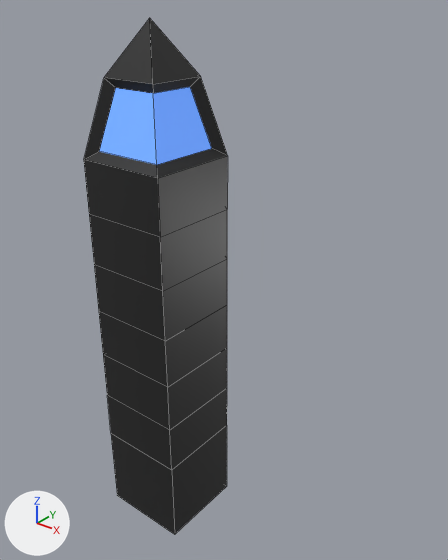
The Blender file Racing game/Assets/Ext/Enviornment/Buildings/Building One.blend, before and after one commit.
Both versions are drawn from a 50 mm lens placed at (196.0, -208.0, 278.0), pointed at (-14.0, 55.0, 116.0). Every picture has the same lights, and +X, +Y and +Z are marked at lower left. Mesh edges are drawn as thin lines.
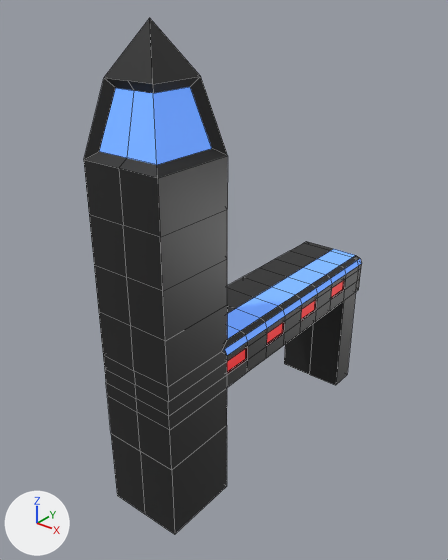
Location of each change, (x1, y1, x2, y2) in pixels of the pictures (448 x 560 px):
'Cube', reshaped (92% wider)
    before: (84, 18, 228, 534)
    after: (84, 18, 362, 534)
part 1 of me_cube, built on
    before: (99, 77, 227, 515)
    after: (99, 77, 362, 515)

Diff of the bpy script that builds the scene:
```diff
--- a/Racing game/Assets/Ext/Enviornment/Buildings/Building One.blend.py
+++ b/Racing game/Assets/Ext/Enviornment/Buildings/Building One.blend.py
@@ mat_neon_1 @@
+mat_neon_1 = principled_material('Neon 1')
+mat_neon_1.base_color = (0.8, 0.0212, 0.0272)  # red #e7282e
+mat_neon_1.emission_color = (0.311, 0.00703, 0.00802)  # red #971416
+mat_neon_1.emission_strength = 1.0
@@ me_cube @@
 # used by ob_cube; location = (-4.8, -6.3, 23.2); scale = (23.4, 23.4, 23.4)
-me_cube.from_pydata(...)  # 73 vertices, 73 faces; spans x -1.0..1.0, y -1.0..1.23, z -1.0..10.29
+me_cube.from_pydata(...)  # 277 vertices, 264 faces; spans x -1.0..1.0, y -1.0..7.67, z -1.0..10.29
+# me_cube part 1
+# 1 vertex is removed from x 1.0, y 1.0, z 3.25
+# 39 faces are deleted
+# 40 vertices are added at x -0.65..1.0, y -0.83..7.67, z -0.97..9.09
+# 16 new vertices lie (1.0, 0.0, 0.0) away from vertices in x -1.0, y -1.0..1.0, z -1.0..7.74
+# 5 new vertices lie (0.0, 0.81, 0.0) away from vertices in x -1.0..1.0, y 1.0, z 2.12..3.25
+# 7 new vertices lie (0.0, 0.0, 0.38) away from vertices in x -1.0..1.0, y -1.0..1.81, z 2.12
+# 7 new vertices lie (0.0, 0.81, 0.0) away from vertices in x -1.0..1.0, y 1.81, z 2.12..3.25
+# 9 new vertices lie (0.0, 0.0, 0.37) away from vertices in x -1.0..1.0, y -1.0..2.62, z 2.5
+# 9 new vertices lie (0.0, 0.82, 0.0) away from vertices in x -1.0..1.0, y 2.62, z 2.12..3.25
+# 9 new vertices lie (0.0, 0.81, 0.0) away from vertices in x -1.0..1.0, y 3.44, z 2.12..3.25
+# 10 new vertices lie (-0.06, 0.0, 0.0) away from vertices in x 1.0, y 1.0..4.25, z 2.5..2.87
+# 11 new vertices lie (0.0, 0.81, 0.0) away from vertices in x -1.0..1.0, y 4.25, z 2.12..3.25
+# 9 new vertices lie (0.0, 0.81, 0.0) away from vertices in x -1.0..1.0, y 5.06, z 2.12..3.25
+# 9 new vertices lie (0.0, 0.82, 0.0) away from vertices in x -1.0..1.0, y 5.87, z 2.12..3.25
+# 8 new vertices lie (0.0, 0.78, 0.0) away from vertices in x -1.0..1.0, y 6.69, z 2.12..3.25
+# 9 new vertices lie (0.0, 0.0, 0.15) away from vertices in x 1.0, y 1.0..7.47, z 2.87
+# 9 new vertices lie (0.78, 0.0, 0.0) away from vertices in x 0.0, y 1.0..7.47, z 3.25
+# 10 new vertices lie (0.0, 0.2, 0.0) away from vertices in x -1.0..1.0, y 7.47, z 2.12..3.25
+# 10 new vertices lie (-0.06, 0.0, 0.16) away from vertices in x 1.0, y 1.0..7.67, z 3.02
+# 5 new vertices lie (0.0, 0.0, -3.09) away from vertices in x -1.0..1.0, y 6.69..7.47, z 2.12
+# 7 new vertices lie (0.0, 0.0, 0.71) away from vertices in x -0.63..0.63, y 1.0..7.67, z 2.33
+# 6 new vertices lie (-0.63, 0.0, 0.0) away from vertices in x 0.63, y -0.63..7.67, z 2.33..9.27
+# 202 new faces join them, mat_material (black #202020)
+# 24 new faces join them, mat_neon (blue #74a6e7)
+# 4 new faces join them, mat_neon_1 (red #e7282e)
 me_cube.materials.append(mat_material)
 me_cube.materials.append(mat_neon)
+me_cube.materials.append(mat_neon_1)  # red #e7282e
```
